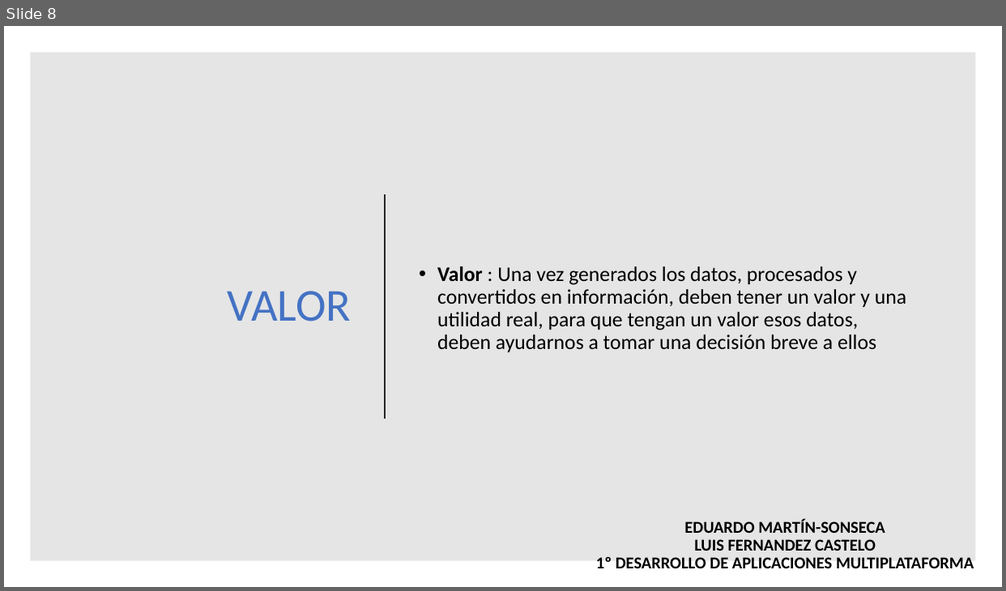
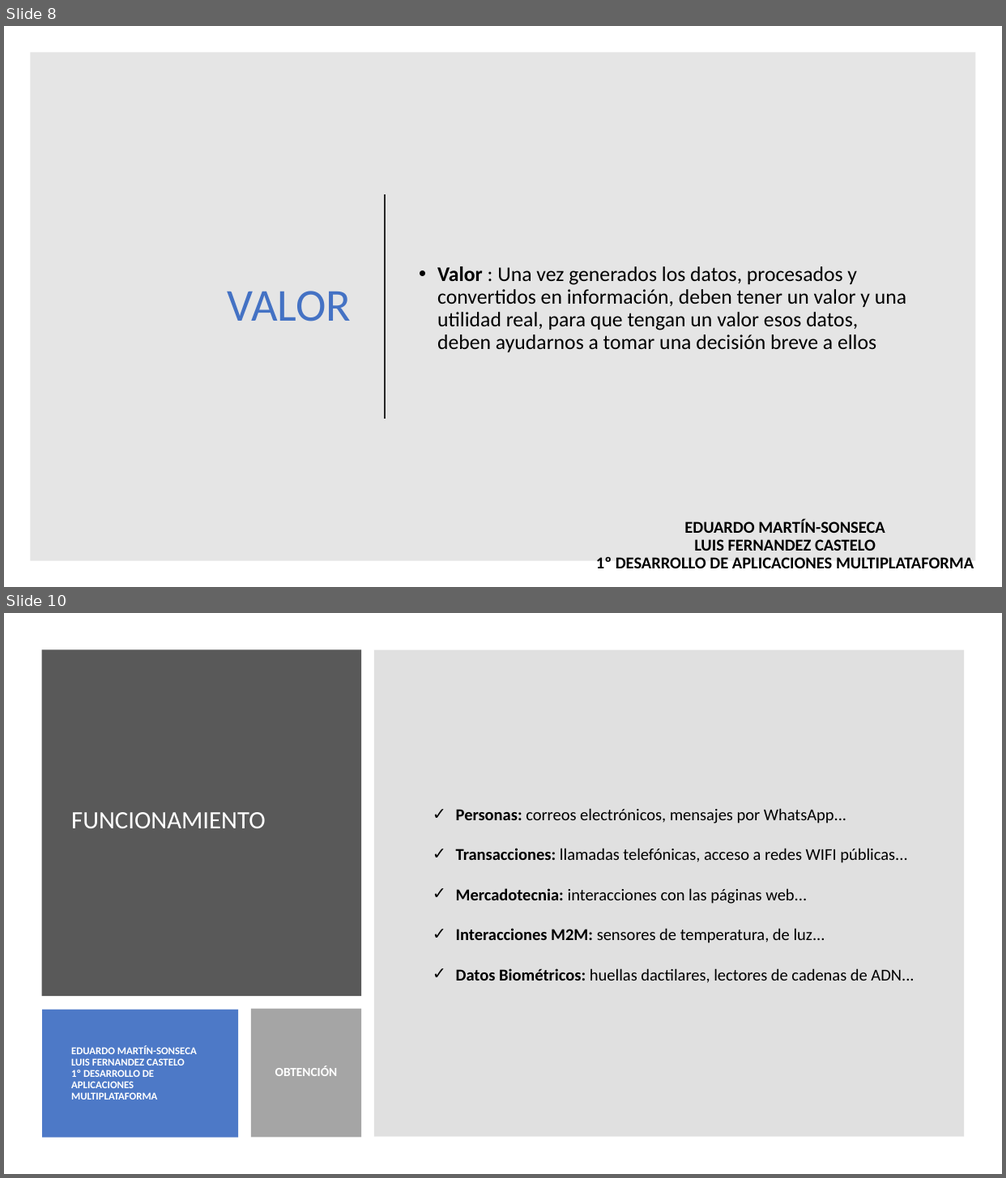
Before and after one commit to maraloeDev/Grado_SuperiorDAM, a slide deck: Bases de Datos/1º Evaluación/Ejercicios/Ejercicio2/Explotación de bases de datos Big Data.pptx. Shown one above the other, each under a label of ours: slide 8 before the commit, slides 8 and 10 after it; the slides between them are not shown. The pictures are 1006x591 and 1006x1178 pixels, drawn with LibreOffice and Linux fonts; fonts in the diff are those of the drawing. Boxes give left, top, right and bottom in pixels: in the first picture for what was removed or moved away, otherwise in the second. Text is boxed around its words. In the diff, an @@ line names an element or a change of style, - is before the commit and + after.

```diff
--- a/Bases de Datos/1º Evaluación/Ejercicios/Ejercicio2/Explotación de bases de datos Big Data.pptx
+++ b/Bases de Datos/1º Evaluación/Ejercicios/Ejercicio2/Explotación de bases de datos Big Data.pptx
@@ slide 10 added at (x1=4, y1=613, x2=1002, y2=1174), background #FFFFFF @@
@@ rectangle added at (x1=42, y1=649, x2=362, y2=996), fill #595959 @@
@@ rectangle added at (x1=374, y1=649, x2=965, y2=1137), fill #7F7F7F at 24% opacity @@
@@ title added at (x1=71, y1=812, x2=265, y2=828), 24 pt, text #FFFFFF @@
+FUNCIONAMIENTO
@@ text added at (x1=456, y1=808, x2=914, y2=983), 16 pt, text #000000 @@
+✓ Personas: correos electrónicos, mensajes por WhatsApp...
+✓ Transacciones: llamadas telefónicas, acceso a redes WIFI públicas...
+✓ Mercadotecnia: interacciones con las páginas web...
+✓ Interacciones M2M: sensores de temperatura, de luz...
+✓ Datos Biométricos: huellas dactilares, lectores de cadenas de ADN...
@@ rectangle added at (x1=42, y1=1010, x2=238, y2=1138), fill #4472C4 at 95% opacity @@
@@ rectangle added at (x1=251, y1=1009, x2=362, y2=1138), fill #A5A5A5 @@
@@ text added at (x1=71, y1=1046, x2=197, y2=1100), 10 pt, text #FFFFFF, bold @@
+EDUARDO MARTÍN-SONSECA
+LUIS FERNANDEZ CASTELO
+1º DESARROLLO DE APLICACIONES MULTIPLATAFORMA
@@ text added at (x1=275, y1=1066, x2=338, y2=1076), 12 pt, text #FFFFFF, bold @@
+OBTENCIÓN
```
Also in this commit, not shown: 4 slides changed, 3 other slides added, 1 slide removed.
